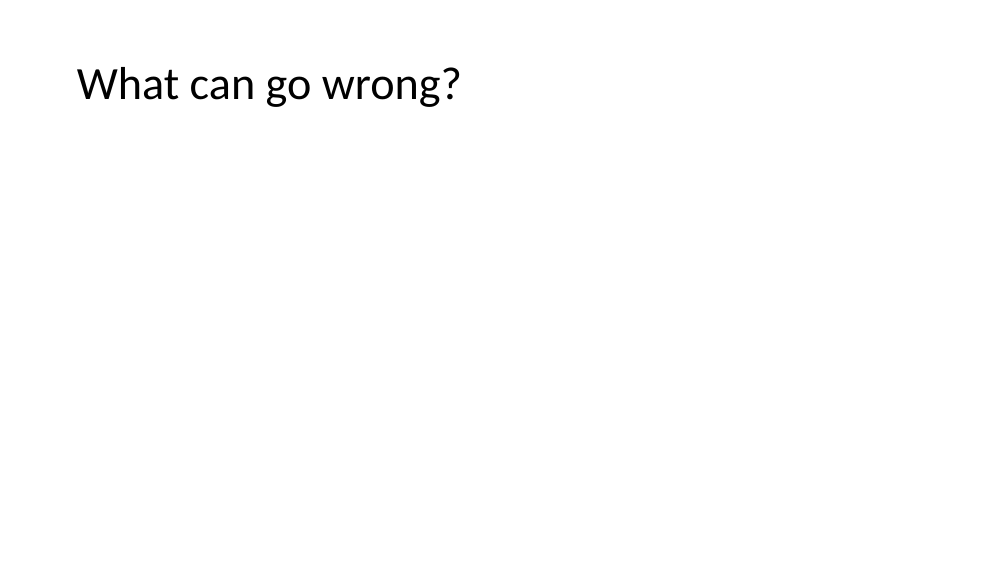
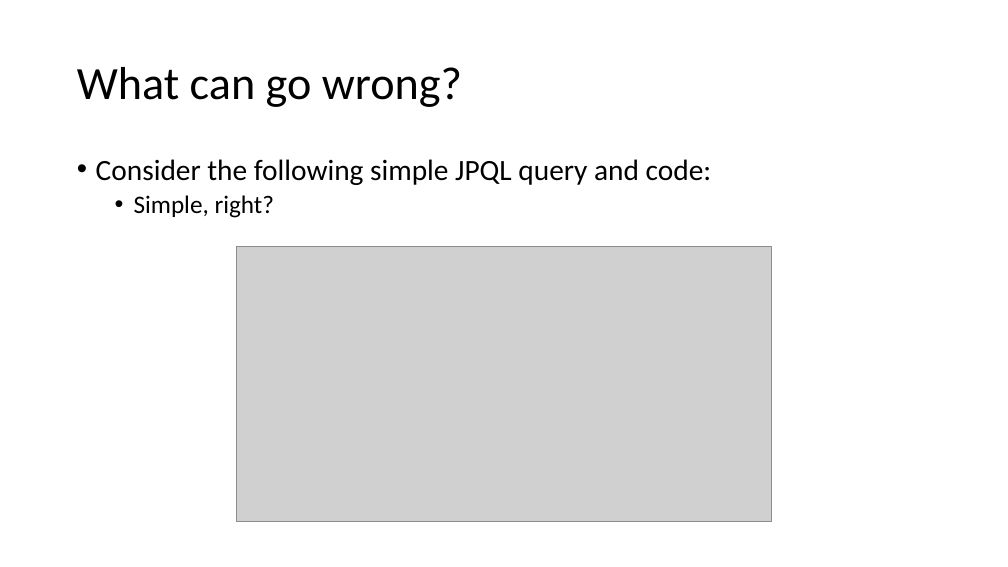
Before and after one commit to sfaria/jpa-demo, a slide deck: slide 6 of JPA-JPQL Query Performance.pptx (slide 7 before the commit). Drawn at 1008x567 pixels with LibreOffice and Linux fonts; fonts in the diff are those of the drawing; grey boxes stand for pictures. Boxes give left, top, right and bottom in pixels: in the first picture for what was removed or moved away, otherwise in the second. Text is boxed around its words. In the diff, an @@ line names an element or a change of style, - is before the commit and + after.

Commit message:
More slides.

```diff
--- a/JPA-JPQL Query Performance.pptx
+++ b/JPA-JPQL Query Performance.pptx
@@ text added at <box>96,159,712,218</box>, 28 pt, text #000000 @@
+• Consider the following simple JPQL query and code:
+  • Simple, right?
@@ picture added at <box>236,247,771,522</box> @@
```
Also in this commit, not shown: 2 other slides changed, 12 slides added, 3 slides removed.
